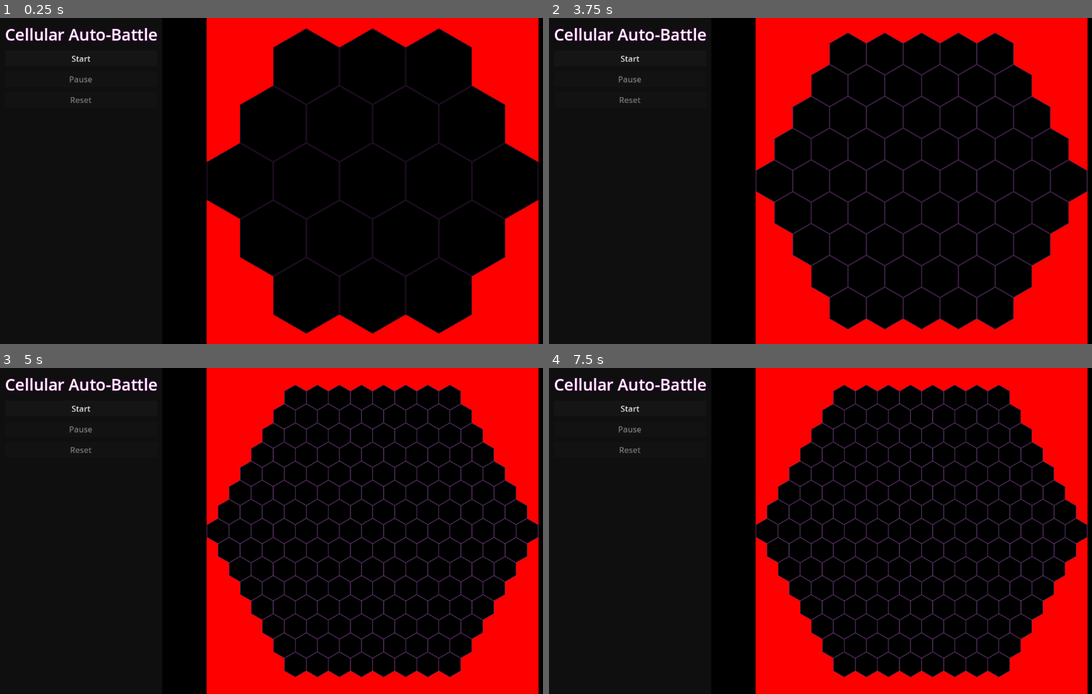
Above: before the commit, frames 1-4 (two rows, left to right).
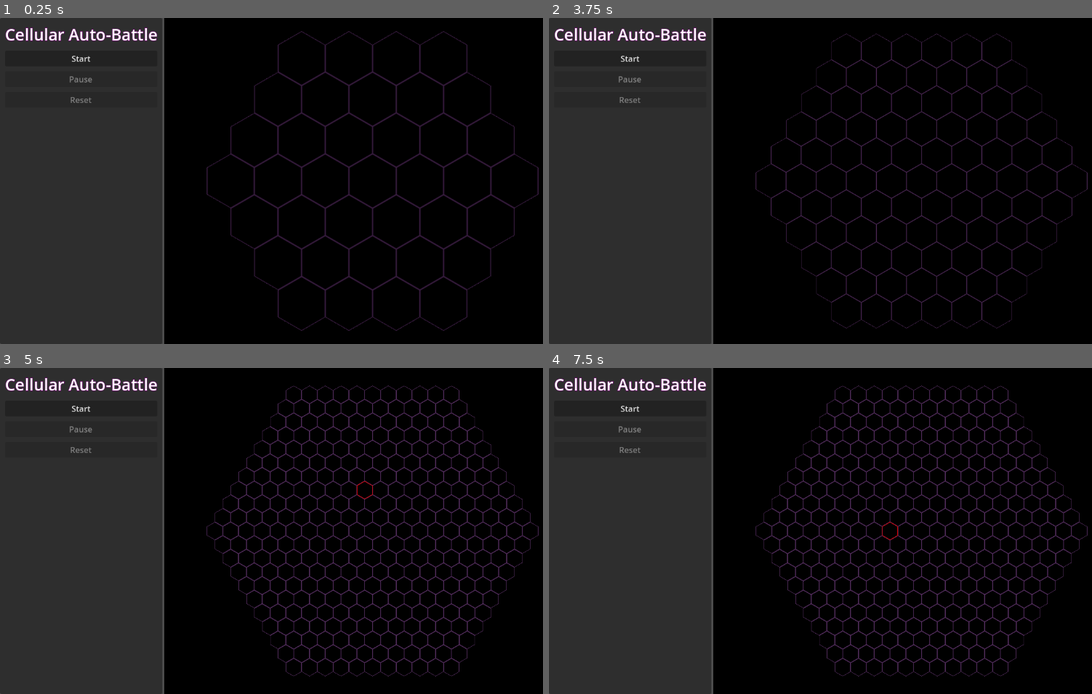
Above: after the commit, the same moments.

Repository: eyeree/cab
Game: Godot game, scene res://game/run.tscn
Two runs of this game, one before a commit and one after it. Both use one fixed random seed, a clock stepped at 60 frames per second and the inputs below. This scene is started directly instead of the project's main scene.
Inputs (mouse positions are in pixels of both pictures, inside the frame that each line leads up to):
- Up to frame 1 (0.25 s): no input
- Up to frame 2 (3.75 s): click "Start" at 0.5 s; click "Start" at 1.25 s; click "Start" at 2 s; tap Enter at 2.75 s; move the mouse to (967, 164) at 2.77 s; tap 1 at 2.85 s; click (967, 164) at 2.92 s; tap Space at 3.5 s; move the mouse to (722, 197) at 3.52 s; tap 2 at 3.6 s; click (722, 197) at 3.67 s
- Up to frame 3 (5 s): tap Enter at 4.25 s; move the mouse to (347, 459) at 4.27 s; tap 3 at 4.35 s; click (347, 459) at 4.42 s
- Up to frame 4 (7.5 s): tap Space at 5, 6.5 s; move the mouse to (809, 596) at 5.02 s; tap 4 at 5.1 s; click (809, 596) at 5.17 s; tap Enter at 5.75 s; move the mouse to (1015, 579) at 5.77 s; tap 1 at 5.85 s; click (1015, 579) at 5.92 s; move the mouse to (663, 482) at 6.52 s; tap 2 at 6.6 s; click (663, 482) at 6.67 s; move the mouse to (869, 531) at 7.27 s; tap 3 at 7.35 s; click (869, 531) at 7.42 s

The runs differ from the first frame. In frame 1, 50% of the frame differs, in the area x 0-100%, y 0-100%; in frame 2, 52%; in frame 3, 55%; in frame 4, 55%.

Commit message:
ray casting fixed

Diff:
--- a/game/run.tscn
+++ b/game/run.tscn
@@ -1,35 +1,27 @@
-[gd_scene load_steps=4 format=3 uid="uid://dmaqlc81kw7f8"]
+[gd_scene load_steps=3 format=3 uid="uid://dmaqlc81kw7f8"]
 
 [ext_resource type="PackedScene" uid="uid://b1umt3mgf2ylg" path="res://grid/grid.tscn" id="1_4nsis"]
 [ext_resource type="PackedScene" uid="uid://dhhxkt7ngc28u" path="res://ui/run/run_ui.tscn" id="2_rtlyr"]
-[ext_resource type="Script" uid="uid://y7300glu8yka" path="res://game/camera_3d.gd" id="3_rtlyr"]
 
-[node name="Node3D" type="Node3D"]
-
-[node name="HBoxContainer" type="HBoxContainer" parent="."]
+[node name="HBoxContainer" type="HBoxContainer"]
 anchors_preset = 15
 anchor_right = 1.0
 anchor_bottom = 1.0
 grow_horizontal = 2
 grow_vertical = 2
 
-[node name="RunUI" parent="HBoxContainer" instance=ExtResource("2_rtlyr")]
+[node name="RunUI" parent="." instance=ExtResource("2_rtlyr")]
 layout_mode = 2
 
-[node name="SubViewportContainer" type="SubViewportContainer" parent="HBoxContainer"]
+[node name="SubViewportContainer" type="SubViewportContainer" parent="."]
 layout_mode = 2
 size_flags_horizontal = 3
 stretch = true
 
-[node name="SubViewport" type="SubViewport" parent="HBoxContainer/SubViewportContainer"]
+[node name="SubViewport" type="SubViewport" parent="SubViewportContainer"]
 handle_input_locally = false
 size = Vector2i(826, 648)
-size_2d_override = Vector2i(11, 0)
 render_target_update_mode = 4
 
-[node name="GridScene" parent="HBoxContainer/SubViewportContainer/SubViewport" instance=ExtResource("1_4nsis")]
+[node name="GridScene" parent="SubViewportContainer/SubViewport" instance=ExtResource("1_4nsis")]
 grid_size = 0
-
-[node name="Camera3D" type="Camera3D" parent="."]
-transform = Transform3D(1, 0, 0, 0, 1, 0, 0, 0, 1, 0, 0, 0.64268)
-script = ExtResource("3_rtlyr")
--- a/grid/grid.gd
+++ b/grid/grid.gd
@@ -58,10 +58,10 @@
 			return Vector2i(x_grid, y_grid + roundi(y + 0.5 * x))
 
 static var grid_size_info_map: Dictionary[GridSize, GridSizeInfo] = {
-	GridSize.SMALL: GridSizeInfo.new(2, 0.075),
-	GridSize.MEDIUM: GridSizeInfo.new(4, 0.125),
-	GridSize.LARGE: GridSizeInfo.new(7, 0.15),
-	GridSize.HUGE: GridSizeInfo.new(10, 0.175),
+	GridSize.SMALL: GridSizeInfo.new(3, 0.11),
+	GridSize.MEDIUM: GridSizeInfo.new(5, 0.13),
+	GridSize.LARGE: GridSizeInfo.new(10, 0.17),
+	GridSize.HUGE: GridSizeInfo.new(20, 0.21),
 }
 
 @export var grid_size:GridSize = GridSize.SMALL:
@@ -74,12 +74,9 @@
 
 @onready var grid_material:ShaderMaterial = %GridPlane.mesh.material
 @onready var grid_plane:MeshInstance3D = %GridPlane
-@onready var camera: Camera3D = $"../../../../Camera3D"
-
-var camera_distance:float = 0.0
 
 func _ready() -> void:
-	_sync_camera_positions()
+	_set_camera_positions()
 	_on_grid_size_set()
 
 func _on_grid_size_set():
@@ -93,66 +90,35 @@
 func clear_selected_index() -> void:
 	grid_material.set_shader_parameter('selected_index', Vector2i.MAX)
 
-func _sync_camera_positions():
-	var vp1 = get_viewport()
-	var c1 = vp1.get_camera_3d()
-	var fov:float = c1.fov
+func _set_camera_positions():
+	var viewport:Viewport = get_viewport()
+	var camera:Camera3D = viewport.get_camera_3d()
+	var fov:float = camera.fov
 	var max_extent:float =  grid_plane.get_aabb().get_longest_axis_size()
-	camera_distance = max_extent / sin(deg_to_rad(fov / 2.0)) - 1.0
-	var new_position = grid_plane.position + Vector3(0, 0, camera_distance)
-	c1.position = new_position
-
-func _focus_camera_on_node(camera: Camera3D, node: MeshInstance3D) -> void:
-	var fov:float = camera.fov
-	var max_extent:float =  node.get_aabb().get_longest_axis_size()
-	var min_distance:float = max_extent / sin(deg_to_rad(fov / 2.0)) - 1.0
-	#camera.look_at(node.translation, Vector3.UP)
-	#var offset = (camera.position - node.position).normalized()
-	#camera.position = node.position + (offset * min_distance)
-	var new_position = node.position + Vector3(0, 0, min_distance)
-	prints('_focus_camera_on_node', fov, max_extent, min_distance, camera.position, new_position)
+	var camera_distance:float = max_extent / sin(deg_to_rad(fov / 2.0)) - 1.0
+	var new_position:Vector3 = grid_plane.position + Vector3(0, 0, camera_distance)
 	camera.position = new_position
 
 # range of -0.5 to 0.5 over the viewport, adjusted for camera positioning relative #
 func _mouse_position_to_grid_position() -> Vector2:
-	# (-0.818482, -0.467396)
-	# (0.818482, 0.453396)
-
-	#mouse_position = get_viewport().size
-	#var grid_position:Vector2 = (mouse_position / Vector2(get_viewport().size)) - Vector2(0.5, 0.5)
-	#grid_position -= Vector2(0, 0.007)
-	#grid_position *= Vector2(float(get_viewport().size.x) / float(get_viewport().size.y), 1.0)
-	#grid_position *= Vector2(1.2, 1.0)
-
-	var vp2 = get_viewport()
-	var c1:Camera3D = vp2.get_camera_3d()
-	if vp2 is SubViewport:
-		var vpc:SubViewportContainer = get_parent().get_parent()
-		var vpcp:Vector2 = vpc.get_global_position()
-		vp2 = get_parent().get_parent().get_viewport()
-		prints('global_position', vpcp, c1.position, c1.global_position)
-	var mp2 = vp2.get_mouse_position()
-	var c2:Camera3D = vp2.get_camera_3d()
-	#prints('global_position', c2.global_position, c1.global_position)
-	var origin:Vector3 = c2.project_ray_origin(mp2)
-	var normal:Vector3 = c2.project_ray_normal(mp2)
+	var viewport = get_viewport()
+	#if viewport is SubViewport:
+		#var vpc:SubViewportContainer = get_parent().get_parent()
+		#var vpcp:Vector2 = vpc.get_global_position()
+		#viewport = get_parent().get_parent().get_viewport()
+	var mouse_position = viewport.get_mouse_position()
+	var camera:Camera3D = viewport.get_camera_3d()
+	var origin:Vector3 = camera.project_ray_origin(mouse_position)
+	var normal:Vector3 = camera.project_ray_normal(mouse_position)
 	var end = origin + normal * 100
 	var query = PhysicsRayQueryParameters3D.create(origin, end)
 	var space_state:PhysicsDirectSpaceState3D = get_world_3d().direct_space_state
 	var result = space_state.intersect_ray(query)
 	if not result.has('position'):
 		return Vector2.INF
-
-	var hit_position:Vector3 = result['position']
-
-	#prints('result', position)
-
-	#var drop_plane:Plane = Plane(Vector3(0, 0, 1), 0)
-	#var intersection_position:Vector3 = drop_plane.intersects_ray(origin, normal)
-	#var grid_position_2:Vector2 = Vector2(intersection_position.x, -intersection_position.y)
-
-	#prints('_mouse_position_to_grid_position', mouse_position, mp2, grid_position, grid_position_2)
-	return Vector2(hit_position.x, -hit_position.y)
+	else:
+		var hit_position:Vector3 = result['position']
+		return Vector2(hit_position.x, -hit_position.y)
 
 func _input(event: InputEvent) -> void:
 	if event is InputEventMouseButton:
--- a/grid/grid.tscn
+++ b/grid/grid.tscn
@@ -8,8 +8,8 @@
 shader = ExtResource("2_y3jnv")
 shader_parameter/line_color = Color(0.314284, 0.17842, 0.351607, 1)
 shader_parameter/selected_color = Color(1, 0, 0, 1)
-shader_parameter/line_size = 0.175
-shader_parameter/max_hex_distance = 10
+shader_parameter/line_size = 0.075
+shader_parameter/max_hex_distance = 2
 shader_parameter/selected_index = Vector2i(1000, 1000)
 
 [sub_resource type="PlaneMesh" id="PlaneMesh_sle3t"]
@@ -53,4 +53,4 @@
 
 [node name="Camera" type="Camera3D" parent="."]
 unique_name_in_owner = true
-transform = Transform3D(1, 0, 0, 0, 1, 0, 0, 0, 1, 0, 0, 0.6)
+transform = Transform3D(1, 0, 0, 0, 1, 0, 0, 0, 1, 0, 0, 0.64268)
--- a/grid/hex_grid.gdshader
+++ b/grid/hex_grid.gdshader
@@ -66,8 +66,7 @@
 	int hex_distance = axial_distance_from_origin(current_axial);
 
     if (hex_distance > max_hex_distance) {
-        //discard;
-		ALBEDO = vec3(1.0, 0.0, 0.0);
+        discard;
     } else {
 
 		vec2 current_center = axial_to_uv(current_axial, hex_radius);
--- a/project.godot
+++ b/project.godot
@@ -20,4 +20,5 @@
 
 [rendering]
 
-renderer/rendering_method="mobile"
+renderer/rendering_method="gl_compatibility"
+renderer/rendering_method.mobile="gl_compatibility"
